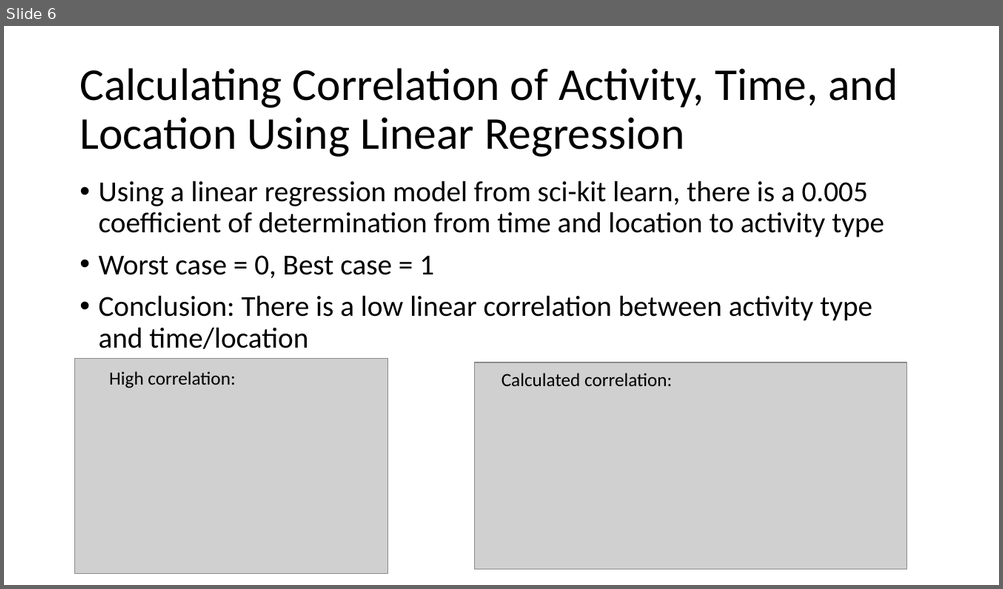
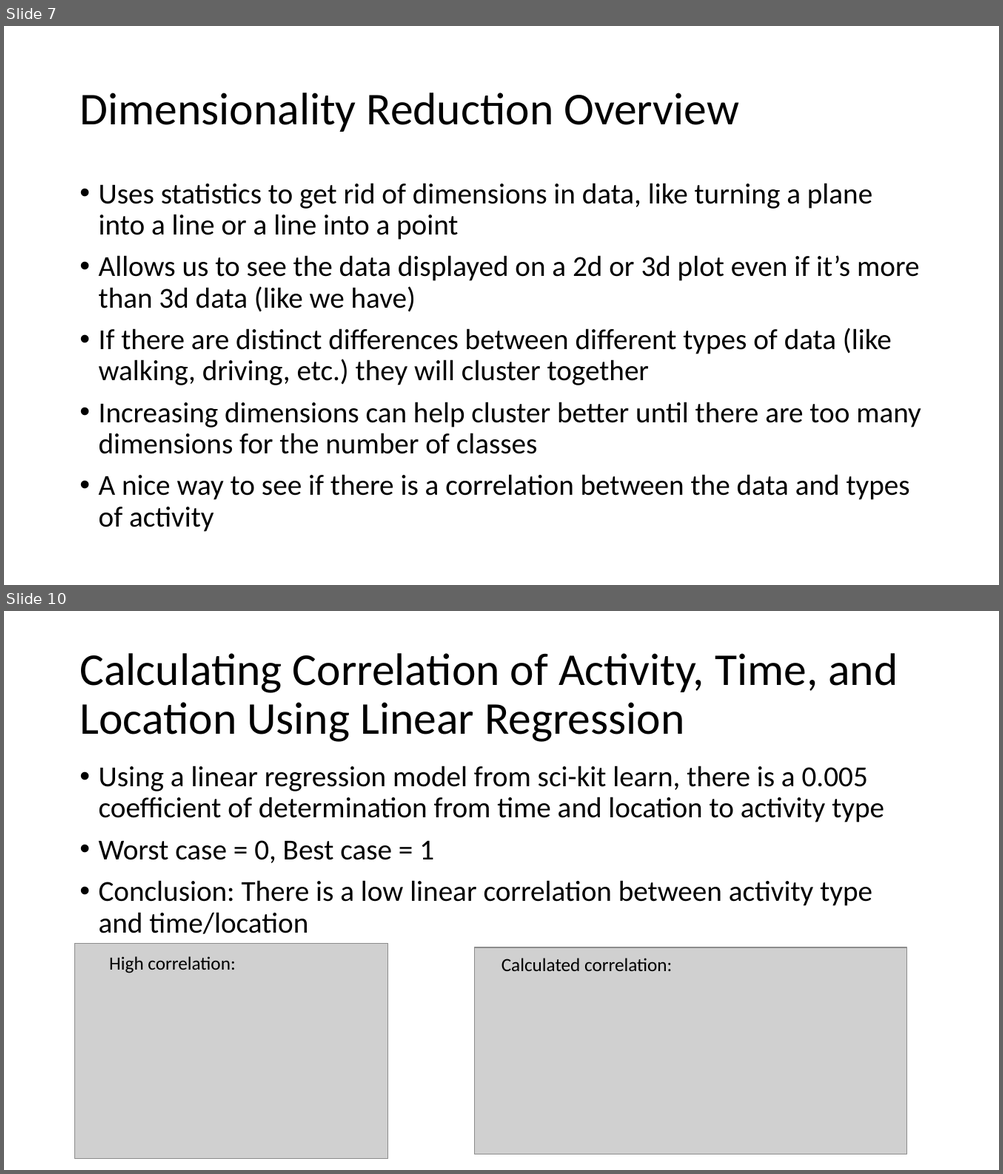
Before and after one commit to ian-mcnichols/CS_480, a slide deck: 480_HW1.pptx. Shown one above the other, each under a label of ours: slide 6 before the commit, slides 7 and 10 after it; the slides between them are not shown. The pictures are 1003x589 and 1003x1174 pixels, drawn with LibreOffice and Linux fonts; fonts in the diff are those of the drawing; grey boxes stand for pictures. Boxes give left, top, right and bottom in pixels: in the first picture for what was removed or moved away, otherwise in the second. Text is boxed around its words. In the diff, an @@ line names an element or a change of style, - is before the commit and + after.

```diff
--- a/480_HW1.pptx
+++ b/480_HW1.pptx
@@ slide 7 added at (x1=4, y1=26, x2=999, y2=585), background #FFFFFF @@
@@ title added at (x1=79, y1=93, x2=739, y2=132), 44 pt, text #000000 @@
+Dimensionality Reduction Overview
@@ text added at (x1=99, y1=183, x2=921, y2=532), 28 pt, text #000000 @@
+• Uses statistics to get rid of dimensions in data, like turning a plane into a line or a line into a point
+• Allows us to see the data displayed on a 2d or 3d plot even if it’s more than 3d data (like we have)
+• If there are distinct differences between different types of data (like walking, driving, etc.) they will cluster together
+• Increasing dimensions can help cluster better until there are too many dimensions for the number of classes
+• A nice way to see if there is a correlation between the data and types of activity
@@ what was slide 6 is now slide 10 @@
```
Also in this commit, not shown: 3 slides changed, 4 other slides added.
